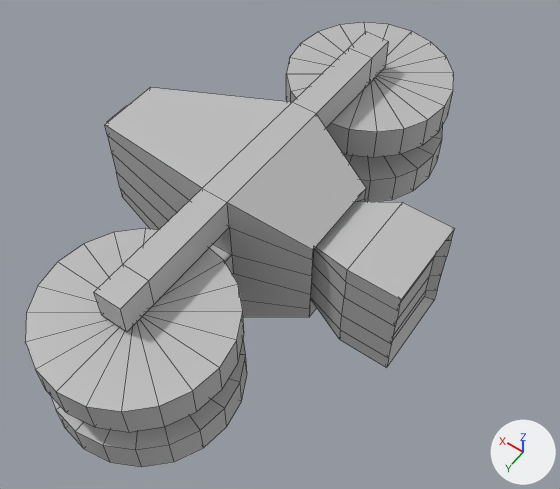
An edit to the FBX model GlobalGameJam/Assets/Artwork_&_Models/TurningGame.fbx, drawn before and after from the same camera.
Camera for both pictures: a camera (50 mm lens) standing at (-0.0344, 0.0449, 0.0811) and looking at (-0.0034, 0.0015, 0.0129). Arrows for +X, +Y and +Z are at lower right; the lights stay in place. Mesh edges are drawn as thin lines. Where no turn or scale is listed for an object, it has been applied to the vertices.
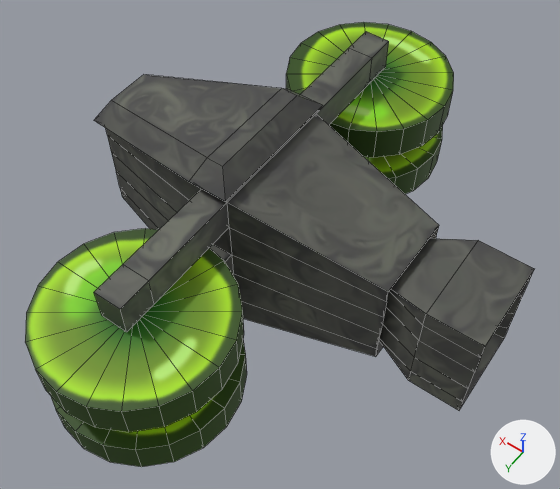
Pixel boxes [x1, y1, x2, y2] of what changed, in the pictures (560 x 489 px):
'pCube1', surface changed, reshaped: before [94, 32, 455, 367]; after [94, 32, 534, 410]
'pCylinder3', surface changed (grey to green): [25, 228, 244, 432] in both
'pCylinder1', surface changed (grey to green): [286, 22, 454, 157] in both
'pCylinder4', surface changed (grey to green): [51, 341, 247, 467] in both
'pCylinder2', surface changed (grey to green): [344, 125, 443, 202] in both
part 3 of me_mesh, built on: before [105, 87, 455, 367]; after [94, 75, 534, 410]
part 4 of me_mesh, surface changed: [94, 32, 389, 332] in both

Diff of the bpy script that builds the scene:
```diff
--- a/GlobalGameJam/Assets/Artwork_&_Models/TurningGame.fbx.py
+++ b/GlobalGameJam/Assets/Artwork_&_Models/TurningGame.fbx.py
@@ img_turningshipps_jpg @@
+img_turningshipps_jpg = load_image('TurningShipPS.jpg', 'Textures/TurningShipPS.jpg', 2048, 2048, 'sRGB')
@@ mat_phong1 @@
 mat_phong1 = principled_material('phong1')
-mat_phong1.base_color = (0.5, 0.5, 0.5)  # grey #bcbcbc
+mat_phong1.texture = img_turningshipps_jpg
 mat_phong1.roughness = 0.553
@@ me_mesh @@
 # used by ob_pcube1; location = (0.0, 0.0, 0.0142)
-me_mesh.from_pydata(...)  # 168 vertices, 166 faces; spans x -0.02..0.0216, y -0.0232..0.0232, z -0.01..0.0104
+me_mesh.from_pydata(...)  # 188 vertices, 186 faces; spans x -0.0286..0.0209, y -0.0232..0.0232, z -0.0136..0.0132
+# me_mesh part 3
+# 3 faces are deleted
+# 36 vertices in x -0.02..-0.0091, y -0.0053..0.0053, z -0.0062..0.0066 move by (-0.0086, 0.0, 0.0)
+# 24 vertices in x 0.0192..0.0216, y -0.003..0.003, z -0.005..0.0054 move by (-0.0007, 0.0, 0.0)
+# 12 vertices in x -0.0099, y -0.005..0.005, z -0.0059..0.0063 move by (-0.0085, 0.0, 0.0)
+# 12 vertices move from x -0.019, y -0.0045..0.0045, z -0.0054..0.0058 to x -0.0253, y -0.003..0.003, z -0.0036..0.004
+# 20 vertices are added at x -0.0019..0.0199, y -0.0083..0.0083, z -0.0136..0.0132
+# 23 new faces join them
+# me_mesh part 4: 163 kept faces spanning x -0.0286..0.0209, y -0.0232..0.0232, z -0.01..0.0104 get new texture (UV) coordinates
 me_mesh.materials.append(mat_phong1)
@@ me_mesh_003 @@
 me_mesh_003.from_pydata(...)  # 42 vertices, 60 faces; spans x -0.01..0.01, y -0.01..0.01, z -0.002..0.002
 # used by ob_pcylinder3; location = (-0.0005, 0.0206, 0.0185)
+# me_mesh_003 part 1: texture (UV) coordinates of 60 of 60 faces, centred in x -0.0098..0.0098, y -0.0098..0.0098, z -0.002..0.002, changed; they spanned u 0.34..0.66, v 0.0..1.0 and now span u 0.67..0.9, v 0.08..0.78
 me_mesh_003.materials.append(mat_phong1)
@@ me_mesh_004 @@
 me_mesh_004.from_pydata(...)  # 42 vertices, 60 faces; spans x -0.01..0.01, y -0.01..0.01, z -0.002..0.002
 # used by ob_pcylinder4; location = (-0.0005, 0.0206, 0.0106)
+# me_mesh_004 part 2: texture (UV) coordinates of 60 of 60 faces, centred in x -0.0098..0.0098, y -0.0098..0.0098, z -0.002..0.002, changed; they spanned u 0.34..0.66, v 0.0..1.0 and now span u 0.19..0.68, v 0.0..0.92
 me_mesh_004.materials.append(mat_phong1)
```
